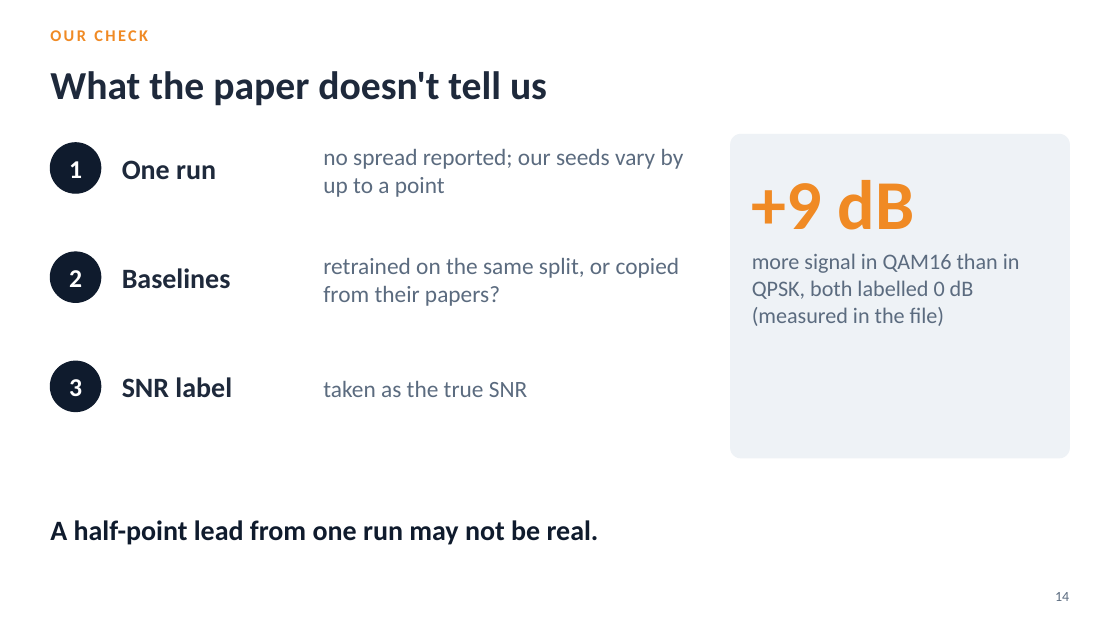
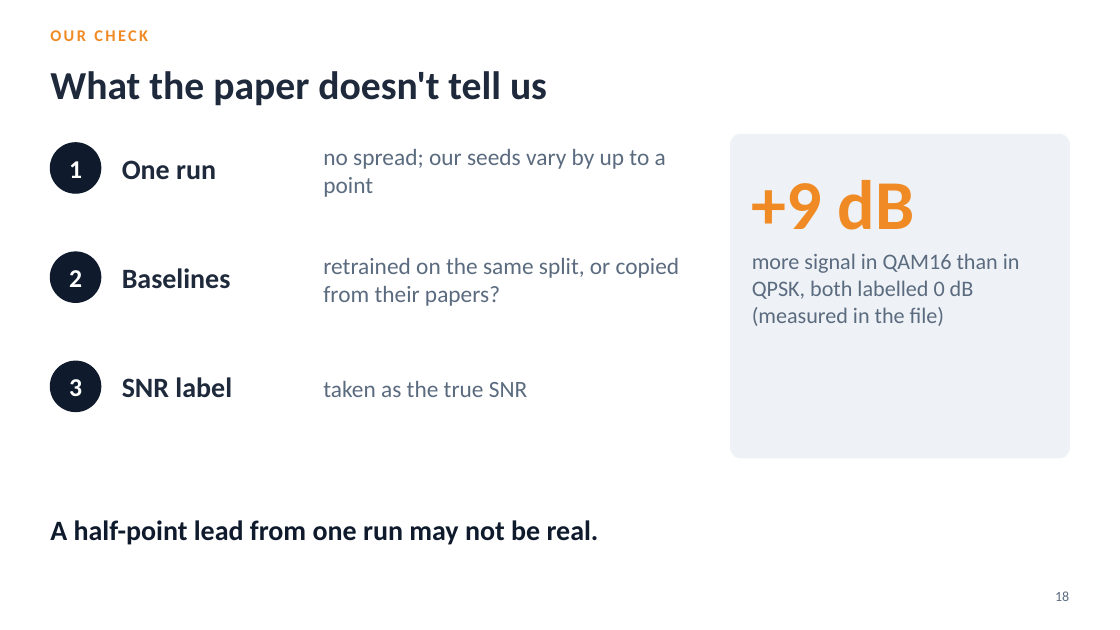
Before and after one commit to YusufBilo78/amc, a slide deck: slide 18 of deck/moshe_paper_icrnna.pptx (slide 14 before the commit). Drawn at 1120x630 pixels with LibreOffice and Linux fonts; fonts in the diff are those of the drawing. Boxes give left, top, right and bottom in pixels: in the first picture for what was removed or moved away, otherwise in the second. Text is boxed around its words. In the diff, an @@ line names an element or a change of style, - is before the commit and + after.

```diff
--- a/deck/moshe_paper_icrnna.pptx
+++ b/deck/moshe_paper_icrnna.pptx
@@ text at (323, 149, 666, 197): text changed @@
-no spread reported; our seeds vary by up to a point
+no spread; our seeds vary by up to a point
@@ text at (1055, 591, 1069, 601): text changed @@
-14
+18
```
Also in this commit, not shown: 10 other slides changed, 9 slides added, 5 slides removed, 6 other files.
